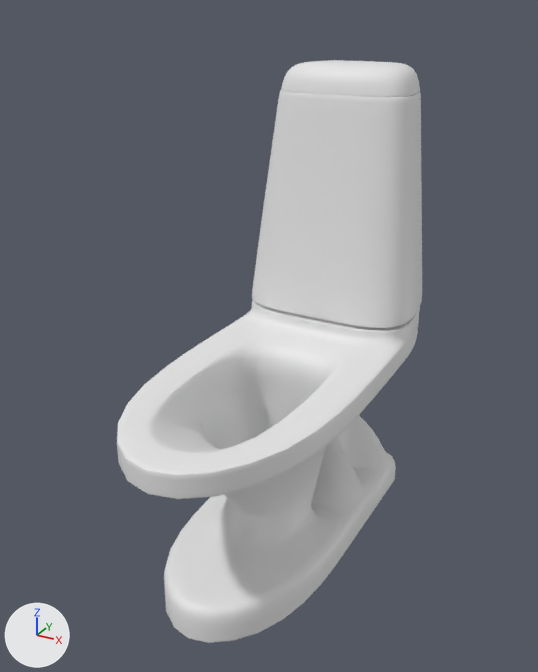
The FBX model Assets/06 - Models/05 - Prefabs/Bathroom Art Assets/Toilet/Toilet.fbx as it was, and as the next commit left it.
Both versions are drawn from a 50 mm camera at (0.715, -1.42, 1.213) aimed at (-0.006, -0.11, 0.558). Arrows for +X, +Y and +Z are at lower left; the lights stay in place.
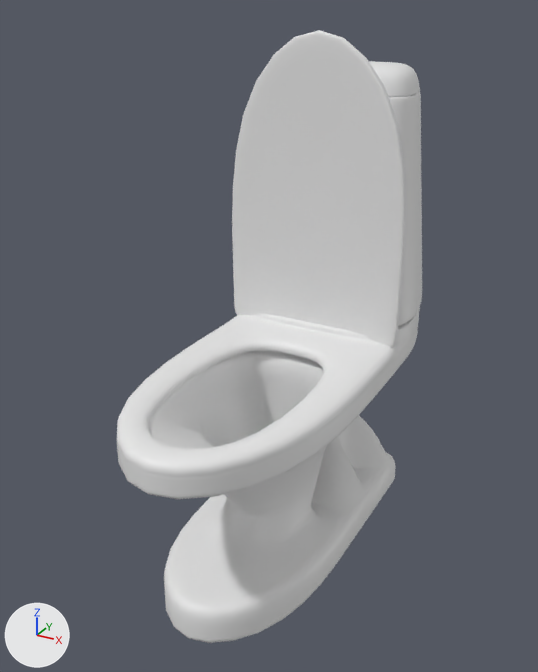
The newer file is also turned or shifted as a whole; pictures and numbers use the older file's frame.

Where the change shows, as pixel boxes (x1, y1, x2, y2) in the pictures (538 x 672 px):
```json
{"object": "Cube", "change": "reshaped", "before": [117, 60, 422, 643], "after": [117, 30, 422, 643]}
{"part": 1, "of": "me_cube_001", "change": "added", "after": [117, 313, 396, 478]}
{"part": 2, "of": "me_cube_001", "change": "added", "after": [232, 30, 406, 348]}
{"part": 3, "of": "me_cube_001", "change": "built on", "before": [289, 91, 392, 98]}
```

Edits to the scene script, one JSON object a line:
```json
{"block": "me_cube_001", "where": "# used by ob_cube; location = (0.0, 0.0, 0.0)"}
{"op": "remove", "block": "me_cube_001", "code": "me_cube_001.from_pydata(...)  # 8575 vertices, 8552 faces; spans x -0.218..0.218, y -0.565..0.38, z 0.0..1.099"}
{"op": "add", "block": "me_cube_001", "code": "me_cube_001.from_pydata(...)  # 10875 vertices, 10821 faces; spans x -0.219..0.218, y -0.565..0.38, z 0.0..1.172"}
{"block": "me_cube_001", "change": "me_cube_001 part 1: a new loose piece of 1408 vertices spanning x -0.219..0.218, y -0.565..0.115, z 0.468..0.52"}
{"block": "me_cube_001", "change": "me_cube_001 part 2: a new loose piece of 906 vertices spanning x -0.219..0.218, y 0.085..0.118, z 0.492..1.172"}
{"block": "me_cube_001", "change": "me_cube_001 part 3: 9 vertices moved within x -0.154..0.138, y 0.176..0.359, z 1.037; 14 vertices removed from x -0.153..0.139, y 0.176..0.374, z 1.036..1.099; 416 vertices added at x -0.154..0.138, y 0.176..0.374, z 1.036..1.106"}
```
